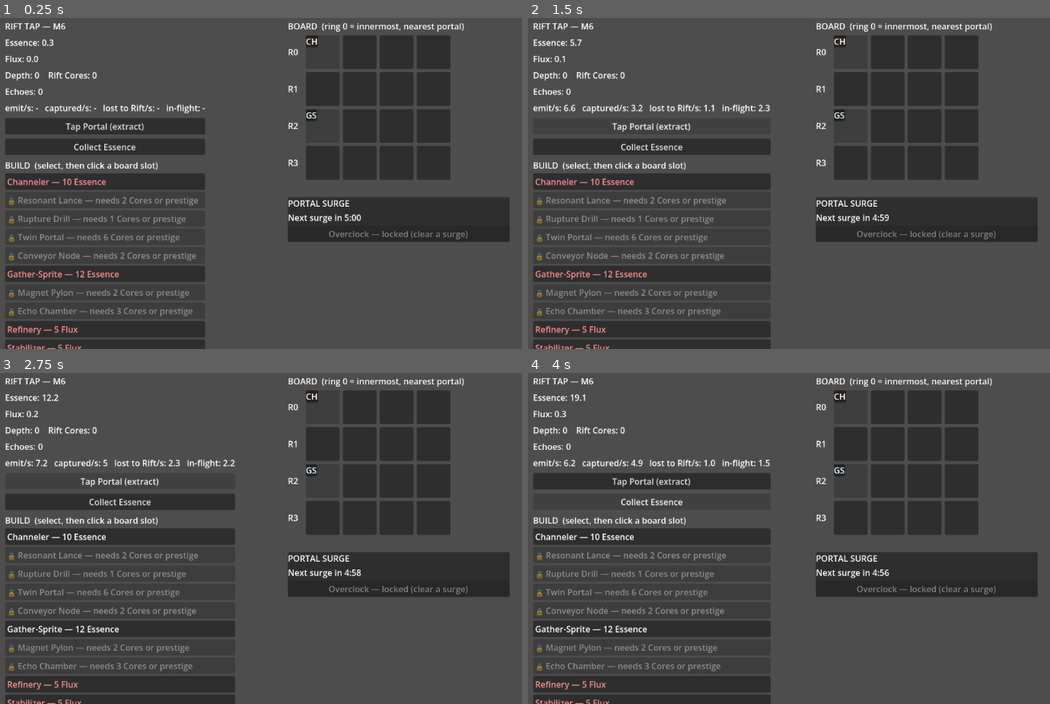
Above: before the commit, frames 1-4 (two rows, left to right).
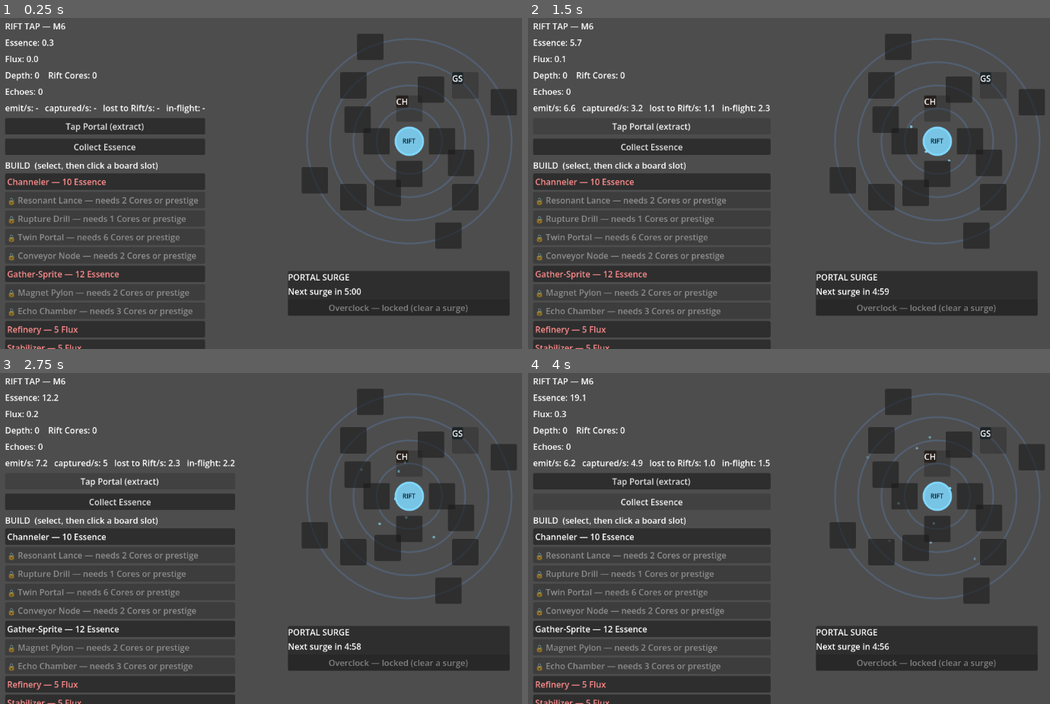
Above: after the commit, the same moments.

Repository: SebRobitaille/reboot-inc
Game: Godot game, scene res://scenes/main/Main.tscn
Same seed, same stepped clock (60 frames per second), same inputs: the game is played once before the commit and once after it.
Inputs:
- Up to frame 1 (0.25 s): no input
- Up to frame 2 (1.5 s): click "Tap Portal (extract)" at 0.5 s; click "Tap Portal (extract)" at 1.25 s
- Up to frame 3 (2.75 s): click "Tap Portal (extract)" at 2 s
- Up to frame 4 (4 s): click "Collect Essence" at 2.75 s; click "Collect Essence" at 3.5 s

The runs differ from the first frame. In frame 1, 20% of the frame differs, in the area x 55-99%, y 1-90%; in frame 2, 20%; in frame 3, 20%; in frame 4, 20%.

Commit message:
Add Rift Tap M6 polish: concentric-ring board + procedural audio
- Rebuild the board from a grid into a custom-drawn concentric-ring layout:
  a central portal, 16 slots distributed around 4 rings (angle-staggered),
  and cosmetic Essence particles that drift outward driven by
  Economy.inflight (reads the sim, never writes it). Placement/signal logic
  unchanged; surge banner repositioned below it
- AudioManager autoload synthesizes six decaying-sine blips at startup
  (AudioStreamWAV, no asset files) and plays them via a voice pool on key
  EventBus events (tap/buy/surge/clear/fail/collapse); added a portal_tapped
  signal to keep audio decoupled. Headless-safe

Co-Authored-By: Claude Opus 4.8 <noreply@anthropic.com>

Diff:
--- /dev/null
+++ b/GodotProjects/void_miner/docs/rift_tap/autoload/audio_manager.gd
@@ -0,0 +1,56 @@
+extends Node
+## Procedural audio (M6): synthesizes short decaying-sine blips at startup — no asset
+## files — and plays them on key EventBus signals. A small voice pool avoids cutting
+## sounds off. Headless/dummy audio drivers make play() a harmless no-op.
+
+const RATE := 22050
+const VOICES := 6
+
+var _players: Array[AudioStreamPlayer] = []
+var _next := 0
+var _sfx: Dictionary = {}
+
+func _ready() -> void:
+	for _i in VOICES:
+		var p := AudioStreamPlayer.new()
+		add_child(p)
+		_players.append(p)
+	# id -> (start_hz, end_hz, seconds, volume). A rising sweep reads "good", falling "bad".
+	_sfx["tap"] = _blip(523.0, 523.0, 0.07, 0.30)
+	_sfx["buy"] = _blip(740.0, 740.0, 0.09, 0.33)
+	_sfx["surge"] = _blip(150.0, 150.0, 0.50, 0.45)
+	_sfx["clear"] = _blip(523.0, 880.0, 0.30, 0.40)
+	_sfx["fail"] = _blip(220.0, 120.0, 0.35, 0.40)
+	_sfx["collapse"] = _blip(330.0, 160.0, 0.60, 0.45)
+
+	EventBus.portal_tapped.connect(_play.bind("tap"))
+	EventBus.building_placed.connect(_play.bind("buy").unbind(3))
+	EventBus.surge_started.connect(_play.bind("surge").unbind(1))
+	EventBus.surge_resolved.connect(func(ok: bool) -> void: _play("clear" if ok else "fail"))
+	EventBus.prestige_completed.connect(_play.bind("collapse").unbind(1))
+
+func _play(id: String) -> void:
+	var p := _players[_next]
+	_next = (_next + 1) % _players.size()
+	p.stream = _sfx[id]
+	p.play()
+
+## Build a 16-bit mono blip: sine sweeping start_hz -> end_hz with a short attack and
+## exponential decay so it doesn't click.
+func _blip(start_hz: float, end_hz: float, dur: float, vol: float) -> AudioStreamWAV:
+	var n := int(dur * RATE)
+	var data := PackedByteArray()
+	data.resize(n * 2)
+	for i in n:
+		var t := float(i) / RATE
+		var attack := clampf(t / 0.004, 0.0, 1.0)
+		var env := attack * exp(-t * 5.0) * vol
+		var freq := lerpf(start_hz, end_hz, t / dur)
+		var sample := clampf(sin(TAU * freq * t) * env, -1.0, 1.0)
+		data.encode_s16(i * 2, int(sample * 32767.0))
+	var stream := AudioStreamWAV.new()
+	stream.format = AudioStreamWAV.FORMAT_16_BITS
+	stream.mix_rate = RATE
+	stream.stereo = false
+	stream.data = data
+	return stream
--- a/GodotProjects/void_miner/docs/rift_tap/autoload/economy.gd
+++ b/GodotProjects/void_miner/docs/rift_tap/autoload/economy.gd
@@ -108,6 +108,7 @@
 func manual_extract() -> void:
 	inflight[0] += Balance.MANUAL_EMIT
 	_emitted_acc += Balance.MANUAL_EMIT
+	EventBus.portal_tapped.emit()
 
 func manual_collect() -> void:
 	var want := Balance.MANUAL_COLLECT
--- a/GodotProjects/void_miner/docs/rift_tap/autoload/event_bus.gd
+++ b/GodotProjects/void_miner/docs/rift_tap/autoload/event_bus.gd
@@ -6,6 +6,8 @@
 # --- Currency / economy (M1) ---
 signal essence_changed(value: float)
 signal flux_changed(value: float)
+## Fired on a manual portal tap (for audio/feedback).
+signal portal_tapped()
 ## Emitted ~once per second with smoothed rates.
 ## Keys: emit_per_sec, captured_per_sec, lost_per_sec, inflight_total
 signal stats_updated(stats: Dictionary)
--- a/GodotProjects/void_miner/docs/rift_tap/project.godot
+++ b/GodotProjects/void_miner/docs/rift_tap/project.godot
@@ -24,3 +24,4 @@
 SurgeManager="*res://autoload/surge_manager.gd"
 PrestigeManager="*res://autoload/prestige_manager.gd"
 SaveManager="*res://autoload/save_manager.gd"
+AudioManager="*res://autoload/audio_manager.gd"
--- a/GodotProjects/void_miner/docs/rift_tap/scenes/main/Board.tscn
+++ b/GodotProjects/void_miner/docs/rift_tap/scenes/main/Board.tscn
@@ -2,5 +2,5 @@
 
 [ext_resource type="Script" path="res://scenes/main/board.gd" id="1_board"]
 
-[node name="Board" type="VBoxContainer"]
+[node name="Board" type="Control"]
 script = ExtResource("1_board")
--- a/GodotProjects/void_miner/docs/rift_tap/scenes/main/board.gd
+++ b/GodotProjects/void_miner/docs/rift_tap/scenes/main/board.gd
@@ -1,52 +1,103 @@
-extends VBoxContainer
-## The ring × slot placement board. Clicking an empty slot places the building
-## currently armed in the shop. Talks only to GameState (state) and EventBus
-## (selection + placement) — never directly to the shop.
+extends Control
+## Concentric-ring placement board. Four rings radiate from a central portal; each
+## has 4 slots. Clicking an empty slot places the building armed in the shop. The
+## drifting Essence particles are PURELY COSMETIC — they read Economy.inflight to
+## show where Essence is flowing, and never feed back into the simulation.
 
 const BuildingScene := preload("res://scenes/buildings/Building.tscn")
 
+const BOARD_SIZE := 460.0
+const CENTER := Vector2(230, 230)
+const RING_RADII: Array = [62.0, 106.0, 150.0, 194.0]
+const SLOT_SIZE := 50.0
+const PORTAL_RADIUS := 26.0
+
+const RING_COLOR := Color(0.35, 0.45, 0.6, 0.5)
+const PORTAL_COLOR := Color(0.5, 0.85, 1.0)
+const PARTICLE_COLOR := Color(0.55, 0.9, 1.0)
+const MAX_PARTICLES := 240
+const PARTICLE_SPEED := 38.0          # px/sec outward
+const SPAWN_PER_INFLIGHT := 1.2       # particles/sec per unit of in-flight Essence
+
 var _selected: BuildingData = null
-var _slot_buttons: Dictionary = {}   # cell_key -> Button
+var _slot_buttons: Dictionary = {}    # cell_key -> Button
+var _particles: Array = []            # [{ pos, angle, radius, alpha }]
+var _spawn_accum := 0.0
 
 func _ready() -> void:
-	_build_grid()
+	custom_minimum_size = Vector2(BOARD_SIZE, BOARD_SIZE)
+	size = Vector2(BOARD_SIZE, BOARD_SIZE)
+	_build_ring_board()
 	EventBus.build_selection_changed.connect(_on_selection_changed)
 	EventBus.building_placed.connect(_on_building_placed)
 	EventBus.run_reset.connect(_on_run_reset)
 	_reflect_placements()
 
-## Clear every slot and redraw from the fresh placements (called on collapse).
-func _on_run_reset() -> void:
-	for key in _slot_buttons:
-		var b: Button = _slot_buttons[key]
-		for child in b.get_children():
-			child.queue_free()
-		b.disabled = false
-	_reflect_placements()
+# --- Cosmetic particle flow (reads the sim, never writes it) ---
 
-func _reflect_placements() -> void:
-	for p in GameState.placements:
-		_mark_slot(p["data"], p["ring"], p["slot"])
+func _process(delta: float) -> void:
+	var inflight_total := 0.0
+	for v in Economy.inflight:
+		inflight_total += v
+	_spawn_accum += inflight_total * SPAWN_PER_INFLIGHT * delta
+	while _spawn_accum >= 1.0 and _particles.size() < MAX_PARTICLES:
+		_spawn_accum -= 1.0
+		_particles.append({
+			"angle": randf() * TAU,
+			"radius": PORTAL_RADIUS,
+			"alpha": 1.0,
+		})
+	var max_radius: float = RING_RADII[RING_RADII.size() - 1] + 14.0
+	var keep: Array = []
+	for p in _particles:
+		p["radius"] += PARTICLE_SPEED * delta
+		p["alpha"] = clampf(1.0 - p["radius"] / max_radius, 0.0, 1.0)
+		if p["radius"] < max_radius:
+			keep.append(p)
+	_particles = keep
+	queue_redraw()
 
-func _build_grid() -> void:
-	add_theme_constant_override("separation", 6)
-	var title := Label.new()
-	title.text = "BOARD  (ring 0 = innermost, nearest portal)"
-	add_child(title)
+func _draw() -> void:
+	# Rings.
+	for radius in RING_RADII:
+		draw_arc(CENTER, radius, 0.0, TAU, 64, RING_COLOR, 2.0, true)
+	# Flowing Essence.
+	for p in _particles:
+		var pos: Vector2 = CENTER + Vector2(cos(p["angle"]), sin(p["angle"])) * p["radius"]
+		var c := PARTICLE_COLOR
+		c.a = p["alpha"]
+		draw_circle(pos, 2.5, c)
+	# Portal at the core.
+	draw_circle(CENTER, PORTAL_RADIUS, PORTAL_COLOR * Color(1, 1, 1, 0.85))
+	draw_arc(CENTER, PORTAL_RADIUS, 0.0, TAU, 32, PORTAL_COLOR, 2.5, true)
+	var font := ThemeDB.fallback_font
+	draw_string(font, CENTER - Vector2(20, -4), "RIFT", HORIZONTAL_ALIGNMENT_CENTER, 40, 12,
+		Color(0.05, 0.1, 0.15))
+
+# --- Layout ---
+
+func _build_ring_board() -> void:
 	for ring in Balance.RING_COUNT:
-		var row := HBoxContainer.new()
-		row.add_theme_constant_override("separation", 6)
-		add_child(row)
-		var rlabel := Label.new()
-		rlabel.text = "R%d" % ring
-		rlabel.custom_minimum_size = Vector2(28, 0)
-		row.add_child(rlabel)
 		for slot in Balance.SLOTS_PER_RING:
 			var b := Button.new()
-			b.custom_minimum_size = Vector2(64, 64)
+			b.custom_minimum_size = Vector2(SLOT_SIZE, SLOT_SIZE)
+			b.size = Vector2(SLOT_SIZE, SLOT_SIZE)
+			b.position = _slot_center(ring, slot) - Vector2(SLOT_SIZE, SLOT_SIZE) * 0.5
+			b.tooltip_text = "Ring %d" % ring
 			b.pressed.connect(_on_slot_pressed.bind(ring, slot))
-			row.add_child(b)
+			add_child(b)
 			_slot_buttons[_cell_key(ring, slot)] = b
+
+func _slot_center(ring: int, slot: int) -> Vector2:
+	# Stagger each ring's angles so slots spread around the rings instead of
+	# stacking into radial spokes.
+	var step := 360.0 / Balance.SLOTS_PER_RING
+	# Offset each ring by a quarter-step so all 16 slots get distinct angles
+	# (no two rings share a spoke).
+	var angle := deg_to_rad(-90.0 + slot * step + ring * (step / Balance.RING_COUNT))
+	return CENTER + Vector2(cos(angle), sin(angle)) * RING_RADII[ring]
+
+# --- Placement (unchanged behaviour) ---
 
 func _on_selection_changed(data: BuildingData) -> void:
 	_selected = data
@@ -60,6 +111,18 @@
 func _on_building_placed(data: BuildingData, ring: int, slot: int) -> void:
 	_mark_slot(data, ring, slot)
 
+func _on_run_reset() -> void:
+	for key in _slot_buttons:
+		var b: Button = _slot_buttons[key]
+		for child in b.get_children():
+			child.queue_free()
+		b.disabled = false
+	_reflect_placements()
+
+func _reflect_placements() -> void:
+	for p in GameState.placements:
+		_mark_slot(p["data"], p["ring"], p["slot"])
+
 func _mark_slot(data: BuildingData, ring: int, slot: int) -> void:
 	var b: Button = _slot_buttons[_cell_key(ring, slot)]
 	b.disabled = true
--- a/GodotProjects/void_miner/docs/rift_tap/scenes/main/main.gd
+++ b/GodotProjects/void_miner/docs/rift_tap/scenes/main/main.gd
@@ -97,9 +97,9 @@
 	board.position = Vector2(560, 24)
 	layer.add_child(board)
 
-	# M3 surge banner, below the board.
+	# M3 surge banner, below the ring board.
 	var banner := SurgeBannerScene.instantiate()
-	banner.position = Vector2(560, 360)
+	banner.position = Vector2(560, 500)
 	layer.add_child(banner)
 
 	# M4 prestige screen (hidden overlay) + a HUD toggle to open it.
Not shown, added: GodotProjects/void_miner/docs/rift_tap/autoload/audio_manager.gd.uid
